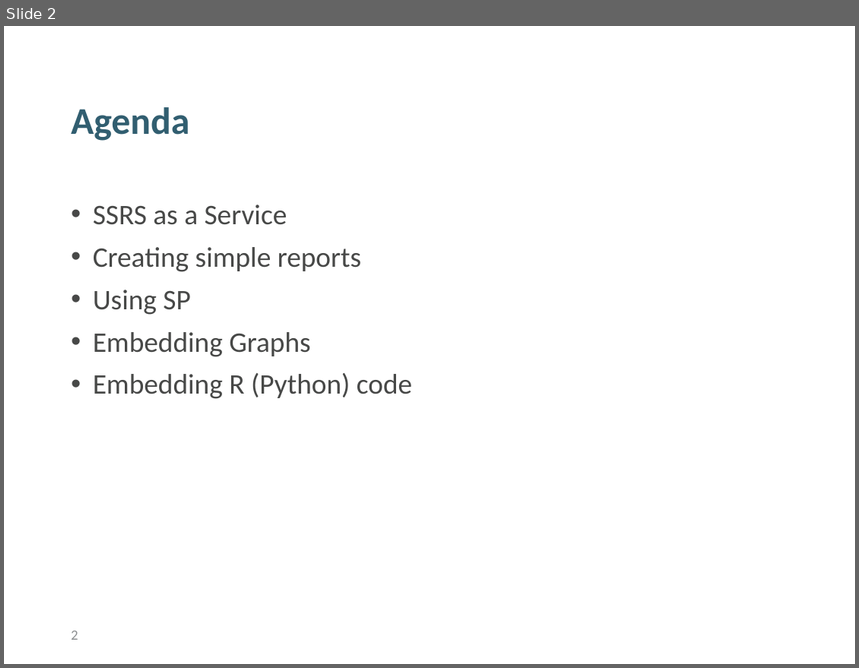
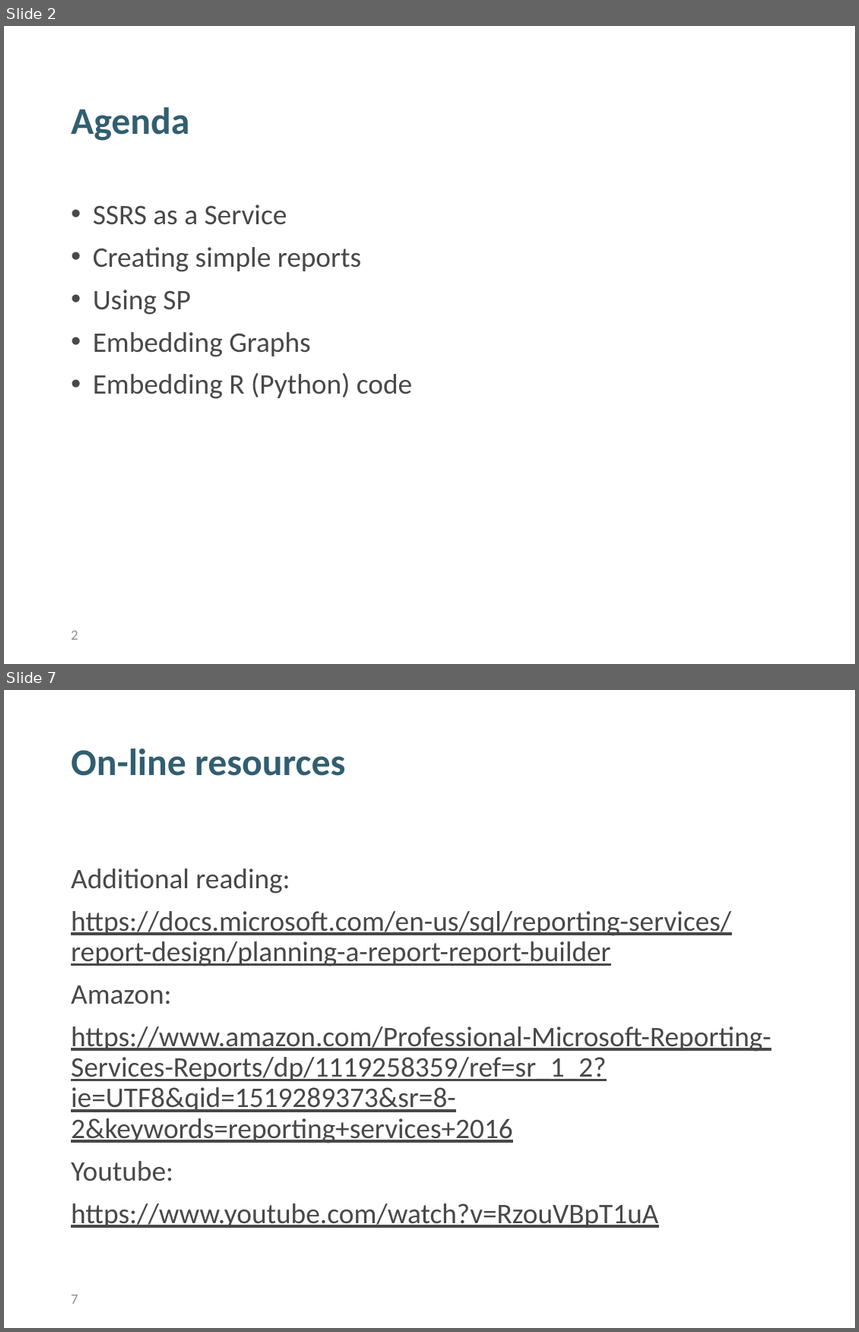
Before and after one commit to tomazgeni/FawltyTowers, a slide deck: ReportingServer_Delavnica.pptx. Shown one above the other, each under a label of ours: slide 2 before the commit, slides 2 and 7 after it; the slides between them are not shown. The pictures are 859x668 and 859x1332 pixels, drawn with LibreOffice and Linux fonts; fonts in the diff are those of the drawing; background and template pictures are left out. Boxes give left, top, right and bottom in pixels: in the first picture for what was removed or moved away, otherwise in the second. Text is boxed around its words. In the diff, an @@ line names an element or a change of style, - is before the commit and + after.

```diff
--- a/ReportingServer_Delavnica.pptx
+++ b/ReportingServer_Delavnica.pptx
@@ slide 7 added at (4, 690, 855, 1328), background #FFFFFF @@
@@ title added at (71, 749, 345, 776), 32 pt, text #315E70, bold @@
+On-line resources
@@ text added at (71, 869, 772, 1228), 24 pt, text #474847, underline @@
+Additional reading:
+https://docs.microsoft.com/en-us/sql/reporting-services/report-design/planning-a-report-report-builder
+Amazon:
+https://www.amazon.com/Professional-Microsoft-Reporting-Services-Reports/dp/1119258359/ref=sr_1_2?ie=UTF8&qid=1519289373&sr=8-2&keywords=reporting+services+2016
+Youtube:
+https://www.youtube.com/watch?v=RzouVBpT1uA
@@ page number added at (71, 1295, 78, 1304), 12 pt, text #8C8E91 @@
+7
```
Also in this commit, not shown: 4 other slides added.
